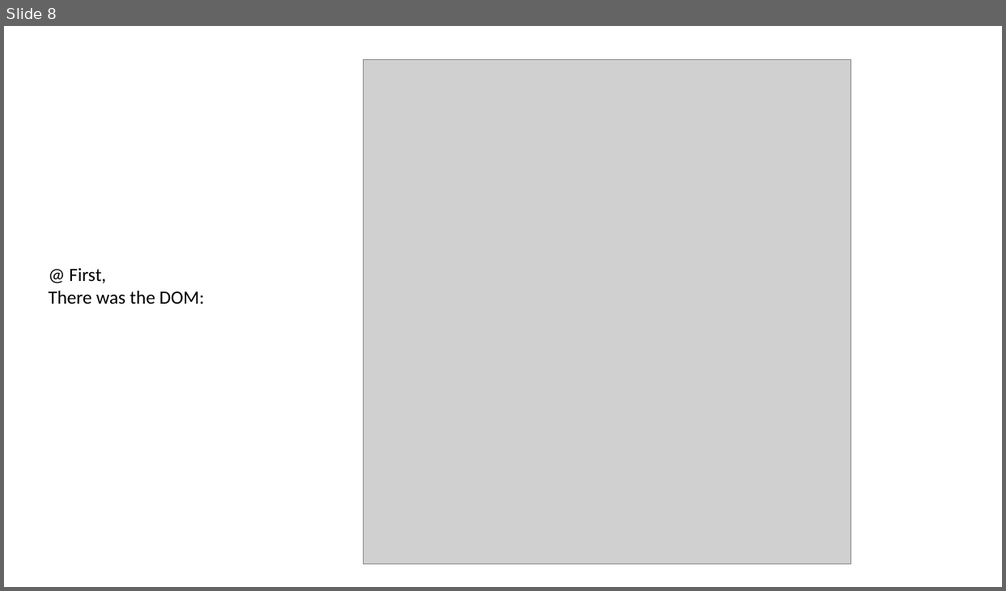
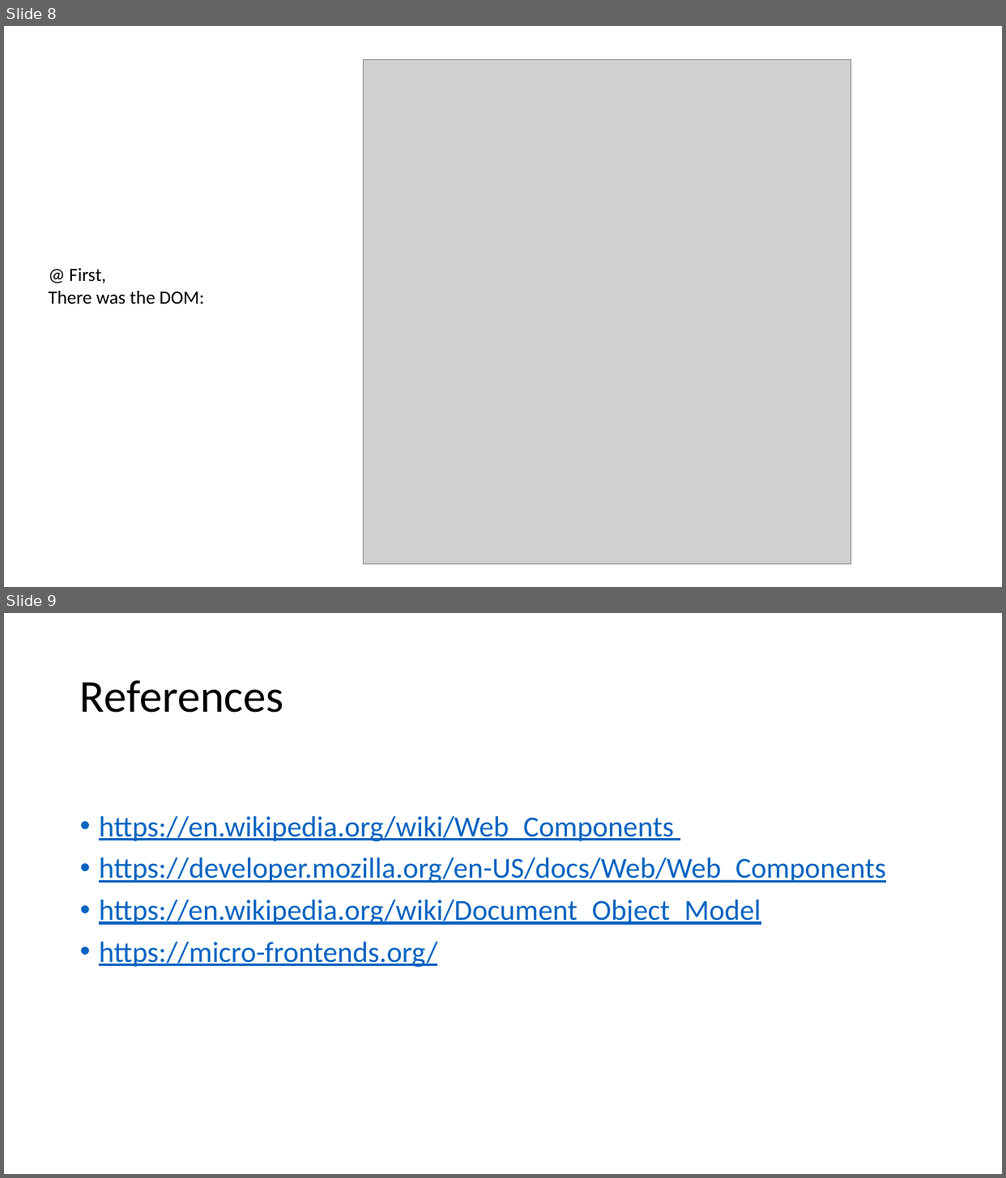
Before and after one commit to hansalmgren/KIL_2019, a slide deck: WebComp_MFE.pptx. Shown one above the other, each under a label of ours: slide 8 before the commit, slides 8 and 9 after it. The pictures are 1006x591 and 1006x1178 pixels, drawn with LibreOffice and Linux fonts; fonts in the diff are those of the drawing; grey boxes stand for pictures. Boxes give left, top, right and bottom in pixels: in the first picture for what was removed or moved away, otherwise in the second. Text is boxed around its words. In the diff, an @@ line names an element or a change of style, - is before the commit and + after.

Commit message:
ppt ref

```diff
--- a/WebComp_MFE.pptx
+++ b/WebComp_MFE.pptx
@@ slide 9 added at bbox=[4, 613, 1002, 1174], background #FFFFFF @@
@@ title added at bbox=[80, 680, 284, 713], 44 pt, text #000000 @@
+References
@@ text added at bbox=[99, 816, 886, 967], 28 pt, text #0563C1, underline @@
+• https://en.wikipedia.org/wiki/Web_Components
+• https://developer.mozilla.org/en-US/docs/Web/Web_Components
+• https://en.wikipedia.org/wiki/Document_Object_Model
+• https://micro-frontends.org/
```
